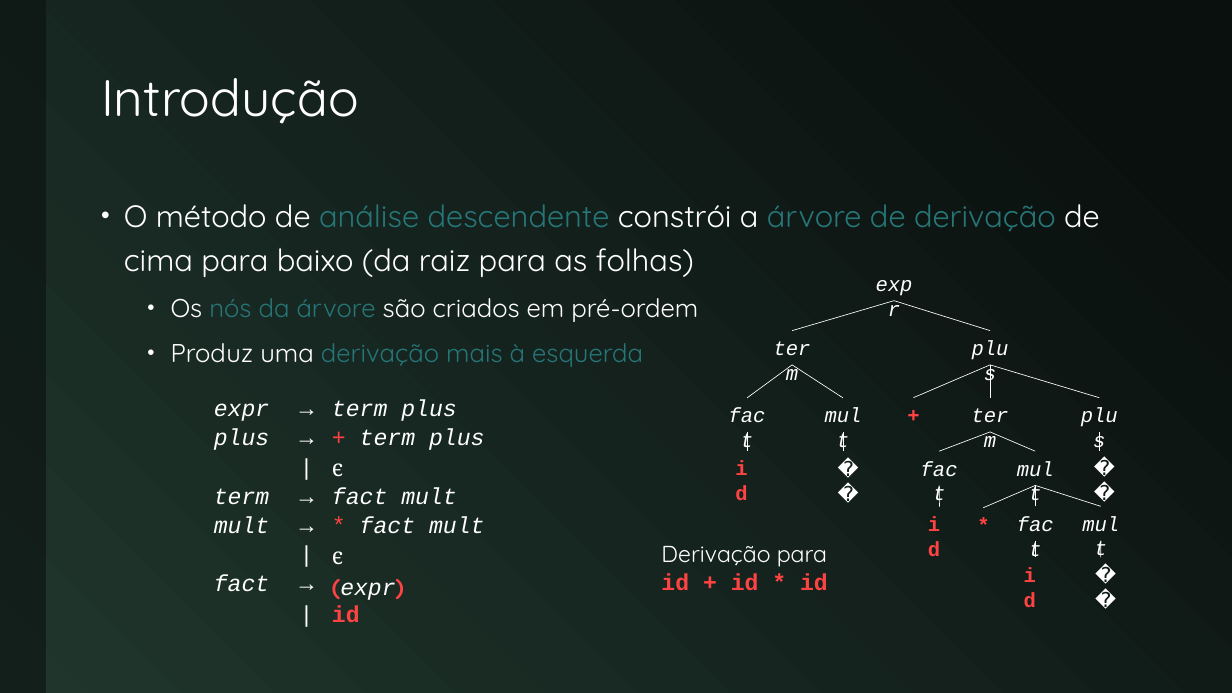
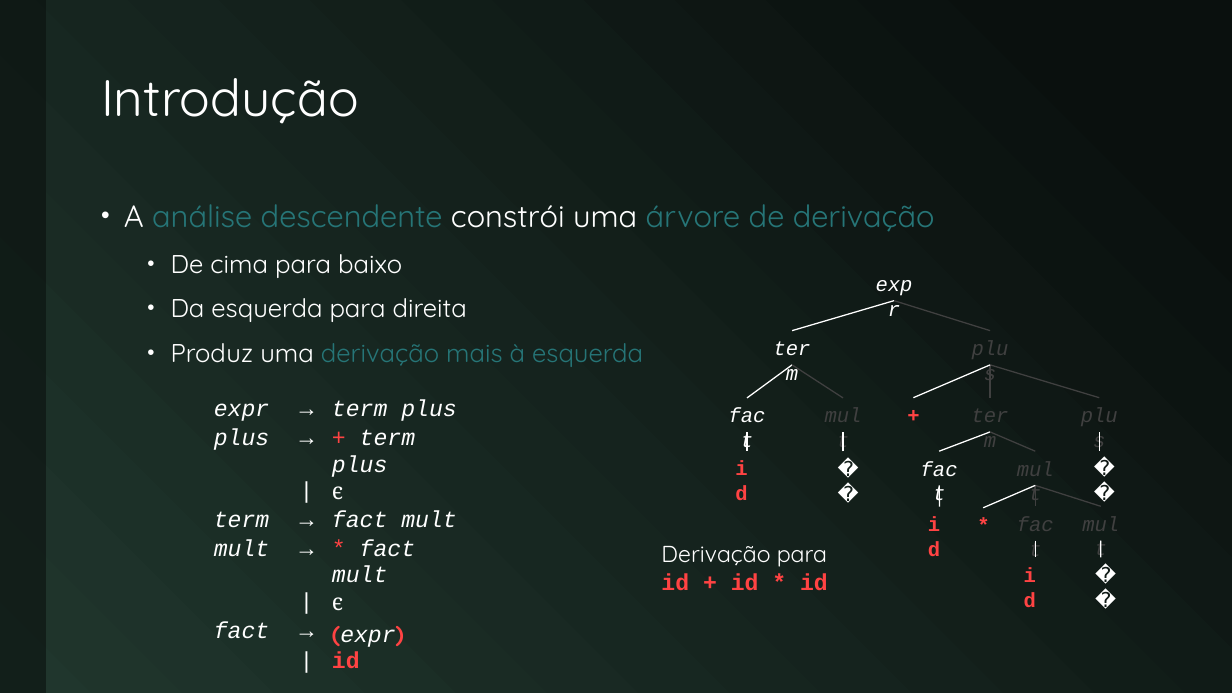
Before and after one commit to JudsonSS/Compiladores, a slide deck: slide 2 of Slides/21. Análise Descendente.pptx. Drawn at 1232x693 pixels with LibreOffice and Linux fonts; fonts in the diff are those of the drawing. Boxes give left, top, right and bottom in pixels: in the first picture for what was removed or moved away, otherwise in the second. Text is boxed around its words. In the diff, an @@ line names an element or a change of style, - is before the commit and + after.

```diff
--- a/Slides/21. Análise Descendente.pptx
+++ b/Slides/21. Análise Descendente.pptx
@@ text at (124, 204, 935, 322): text changed @@
-• O método de análise descendente constrói a árvore de derivação de cima para baixo (da raiz para as folhas)
-  • Os nós da árvore são criados em pré-ordem
+• A análise descendente constrói uma árvore de derivação
+  • De cima para baixo
+  • Da esquerda para direita
@@ line (894, 300) - (792, 331): stroke #FFFFFF 0.5 pt to #FFFFFF 1 pt @@
@@ line (894, 300) - (990, 331): stroke #FFFFFF 0.5 pt to #404040 1 pt @@
@@ line (792, 365) - (747, 398): stroke #FFFFFF 0.5 pt to #FFFFFF 1 pt @@
@@ line (792, 365) - (843, 398): stroke #FFFFFF 0.5 pt to #404040 1 pt @@
@@ line (990, 365) - (913, 397): stroke #FFFFFF 0.5 pt to #FFFFFF 1 pt @@
@@ line (990, 365) - (990, 397): stroke #FFFFFF 0.5 pt to #404040 1 pt @@
@@ line (990, 365) - (1099, 397): stroke #FFFFFF 0.5 pt to #404040 1 pt @@
@@ table: place and size @@
-table at (204, 397, 505, 631)
+table at (204, 397, 484, 673)
@@ line (747, 433) - (747, 451): stroke #FFFFFF 0.5 pt to #FFFFFF 1 pt @@
@@ line (843, 452) - (843, 433): stroke #FFFFFF 0.5 pt to #FFFFFF 1 pt @@
@@ line (990, 432) - (939, 451): stroke #FFFFFF 0.5 pt to #FFFFFF 1 pt @@
@@ line (990, 432) - (1035, 451): stroke #FFFFFF 0.5 pt to #404040 1 pt @@
@@ line (1099, 451) - (1099, 432): stroke #FFFFFF 0.5 pt to #FFFFFF 1 pt @@
@@ line (939, 485) - (940, 506): stroke #FFFFFF 0.5 pt to #FFFFFF 1 pt @@
@@ line (1035, 485) - (983, 508): stroke #FFFFFF 0.5 pt to #FFFFFF 1 pt @@
@@ line (1035, 485) - (1035, 506): stroke #FFFFFF 0.5 pt to #404040 1 pt @@
@@ line (1035, 485) - (1101, 506): stroke #FFFFFF 0.5 pt to #404040 1 pt @@
@@ text colour #FFFFFF to #404040 in 7 elements at (958, 331, 1022, 365), (811, 398, 875, 433), (958, 397, 1022, 432), (1067, 397, 1131, 432), (1003, 451, 1067, 485), (1003, 506, 1067, 541), (1068, 506, 1132, 541) @@
@@ line (1035, 541) - (1035, 557): stroke #FFFFFF 0.5 pt to #FFFFFF 1 pt @@
@@ line (1101, 557) - (1101, 541): stroke #FFFFFF 0.5 pt to #FFFFFF 1 pt @@
```
Also in this commit, not shown: 9 other slides changed, 3 slides added, 1 other file.
